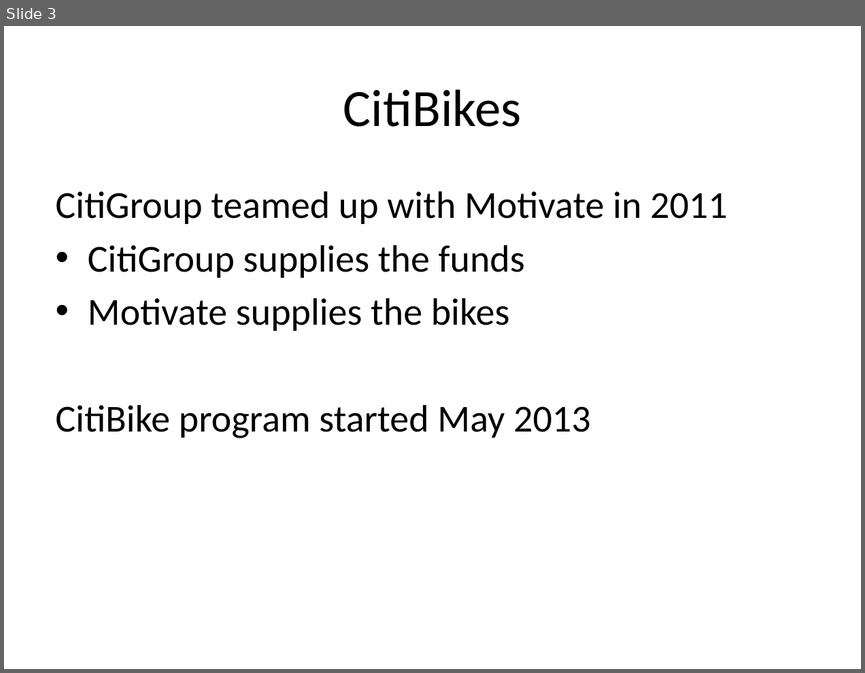
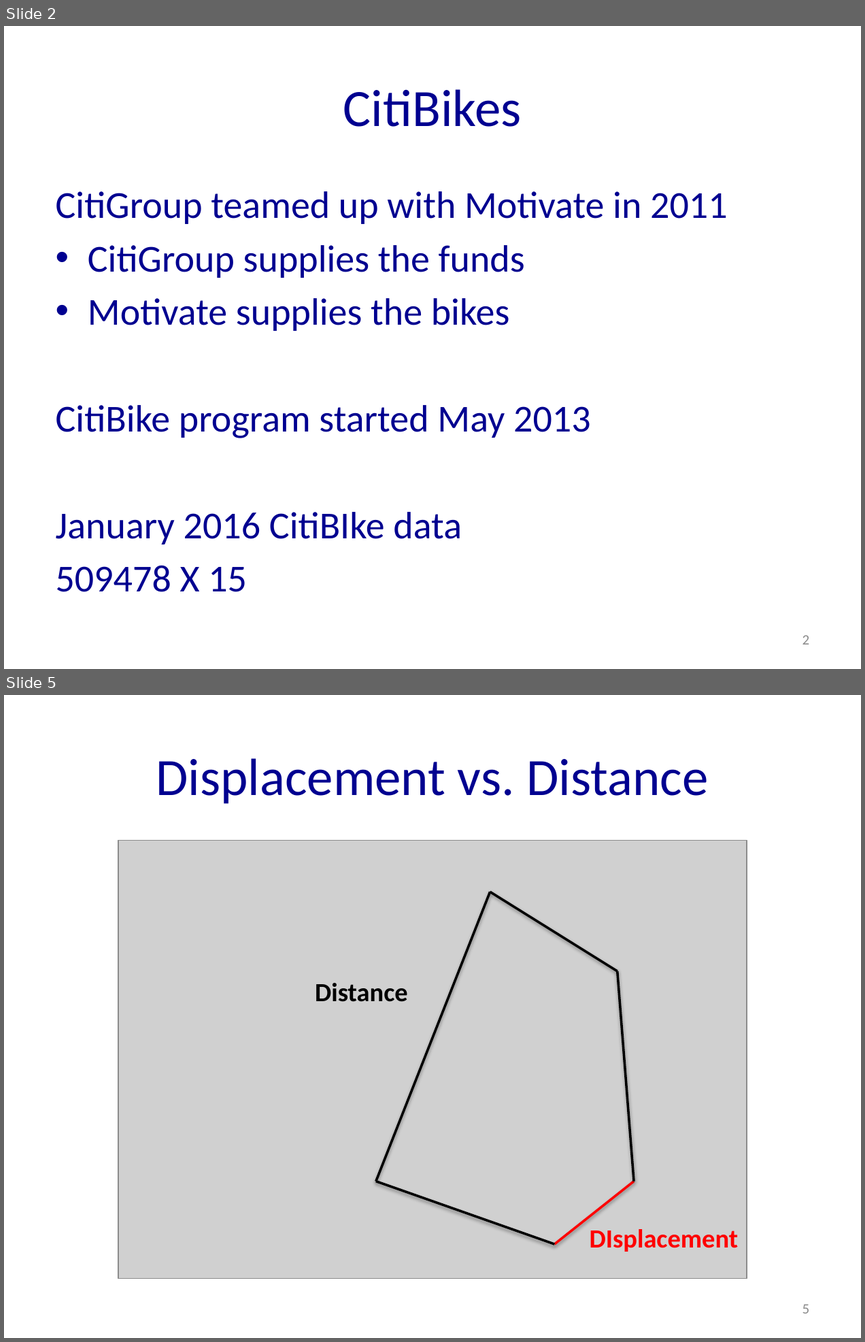
Before and after one commit to nycdatasci/bootcamp005_project, a slide deck: Project1-ExploreVis/Taraqur Rahman/CitiBike_Presentation.pptx. Shown one above the other, each under a label of ours: slide 3 before the commit, slides 2 and 5 after it; the slides between them are not shown. The pictures are 865x673 and 865x1342 pixels, drawn with LibreOffice and Linux fonts; fonts in the diff are those of the drawing; grey boxes stand for pictures. Boxes give left, top, right and bottom in pixels: in the first picture for what was removed or moved away, otherwise in the second. Text is boxed around its words. In the diff, an @@ line names an element or a change of style, - is before the commit and + after.

```diff
--- a/Project1-ExploreVis/Taraqur Rahman/CitiBike_Presentation.pptx
+++ b/Project1-ExploreVis/Taraqur Rahman/CitiBike_Presentation.pptx
@@ slide 5 added at (4, 695, 861, 1338), background #FFFFFF @@
@@ title added at (156, 758, 708, 804), 44 pt, text #000090 @@
+Displacement vs. Distance
@@ picture added at (118, 841, 746, 1278) @@
@@ line added from (376, 1181) to (490, 892), #000000 2 pt @@
@@ line added from (490, 892) to (617, 971), #000000 2 pt @@
@@ line added from (617, 971) to (634, 1181), #000000 2 pt @@
@@ text added at (315, 983, 408, 1002), 22 pt, text #000000, bold @@
+Distance
@@ line added from (554, 1244) to (376, 1181), #000000 2 pt @@
@@ line added from (554, 1244) to (634, 1181), #FF0000 2 pt @@
@@ text added at (589, 1229, 738, 1251), 22 pt, text #FF0000, bold @@
+DIsplacement
@@ page number added at (802, 1304, 810, 1313), 12 pt, text #8C8C8C @@
+5
@@ what was slide 3 is now slide 2 @@
@@ slide 2 changed as well @@
@@ title "CitiBikes" at (343, 89, 521, 127): text colour #000000 to #000090 @@
@@ text at (56, 191, 728, 438): text colour #000000 to #000090 in "CitiGroup teamed up with Motivate in 2011", "CitiGroup supplies the funds", "Motivate supplies the bikes", "CitiBike program started May 2013" @@
@@ text at (56, 512, 462, 592): paragraphs added @@
+January 2016 CitiBIke data
+509478 X 15
@@ page number added at (802, 635, 810, 644), 12 pt, text #8C8C8C @@
+2
```
Also in this commit, not shown: 1 other slide changed, 6 other slides added, 6 slides removed, 1 other file.
